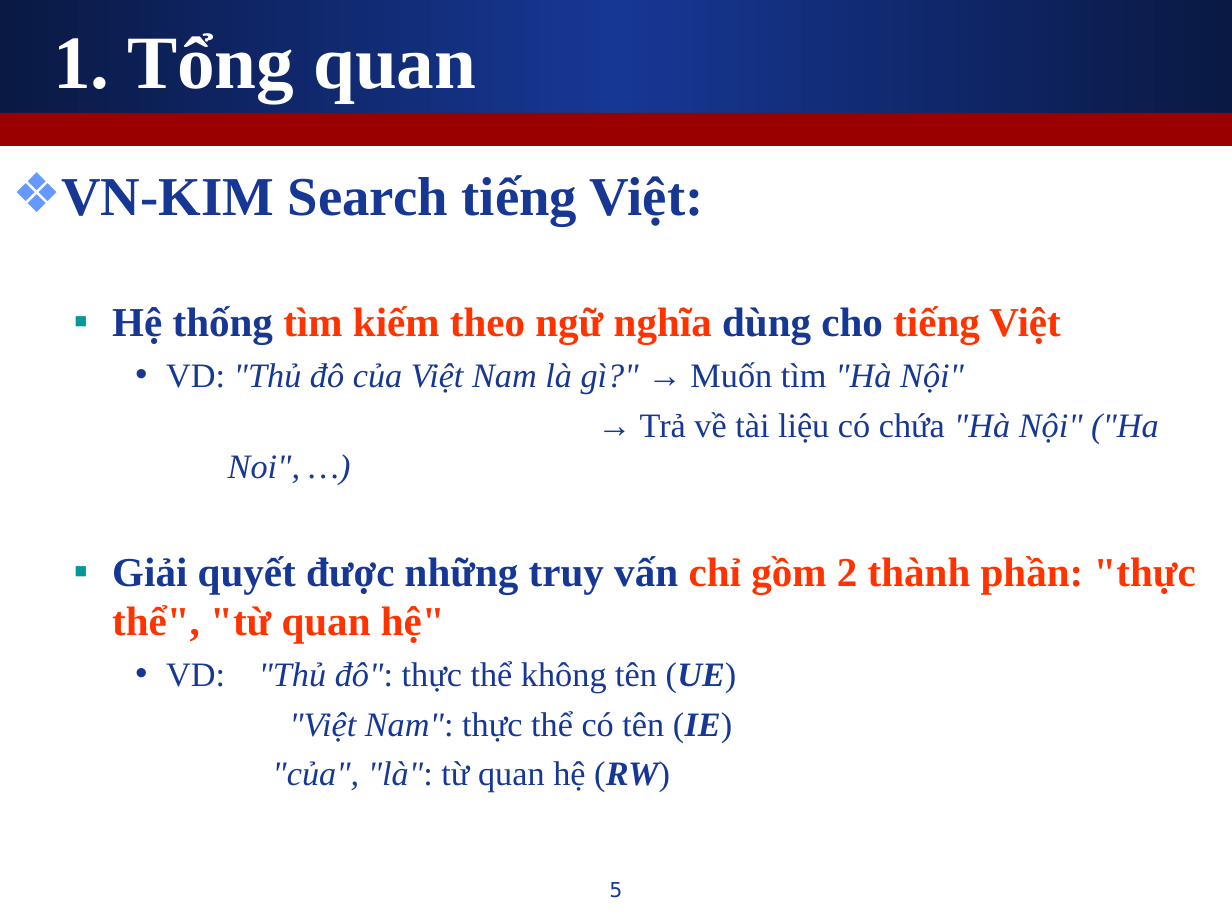
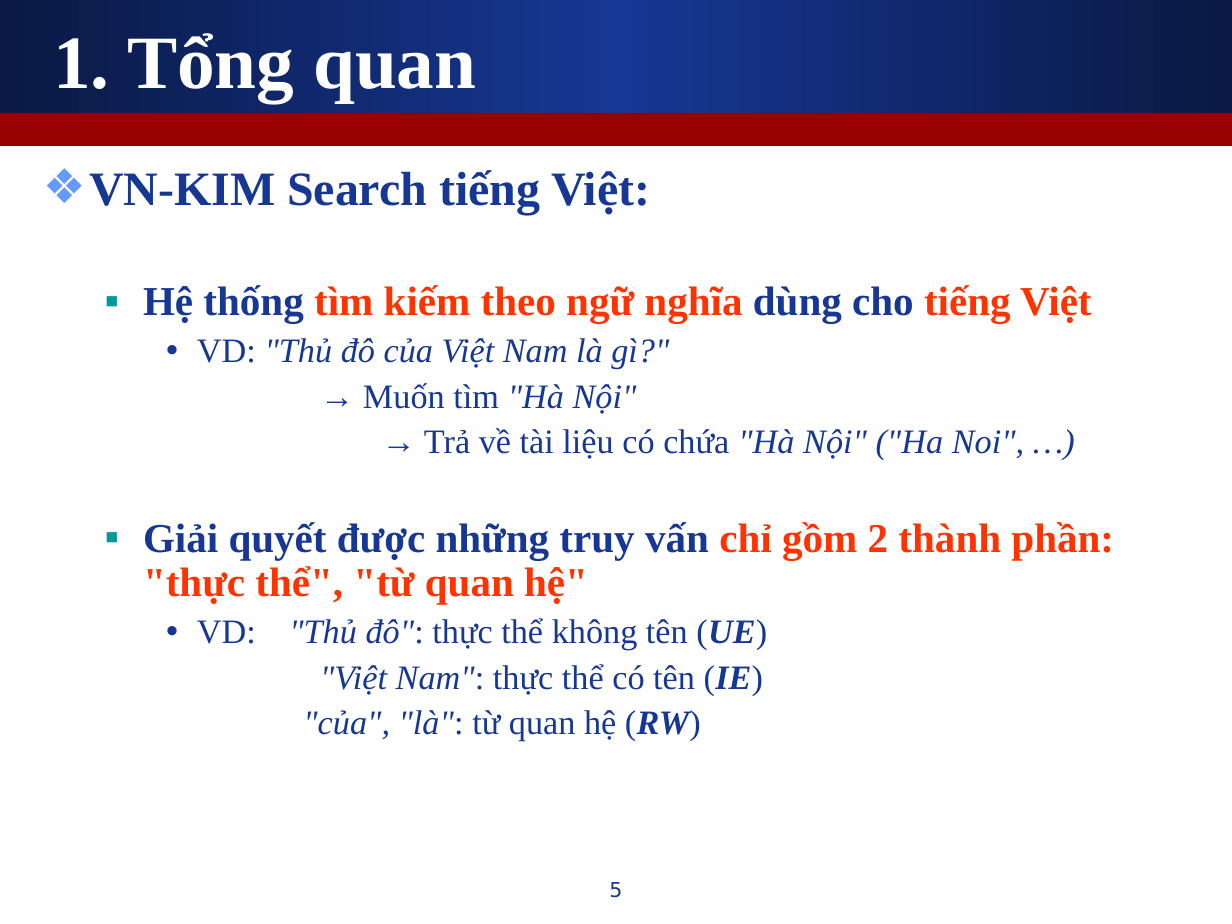
Before and after one commit to leaderwing/kt-kimres, a slide deck: slide 5 of note/Copy of [Thesis] Presentation.ppt. Drawn at 1232x924 pixels with LibreOffice and Linux fonts; fonts in the diff are those of the drawing. Boxes give left, top, right and bottom in pixels: in the first picture for what was removed or moved away, otherwise in the second. Text is boxed around its words. In the diff, an @@ line names an element or a change of style, - is before the commit and + after.

```diff
--- a/note/Copy of [Thesis] Presentation.ppt
+++ b/note/Copy of [Thesis] Presentation.ppt
@@ text "VN-KIM Search tiếng Việt:": place and size @@
-text "VN-KIM Search tiếng Việt:" at <box>61,175,1196,792</box>
+text "VN-KIM Search tiếng Việt:" at <box>89,170,1114,741</box>
@@ text at <box>89,170,1114,741</box>: size 32 to 28 pt in "VN-KIM Search tiếng Việt:"; line spacing 1 to 0.9; less space between paragraphs @@
@@ text at <box>197,338,669,414</box>: text changed @@
-    • VD: "Thủ đô của Việt Nam là gì?" → Muốn tìm "Hà Nội"
+    • VD: "Thủ đô của Việt Nam là gì?"
+    → Muốn tìm "Hà Nội"
```
Also in this commit, not shown: 15 other slides changed, 2 slides removed.
